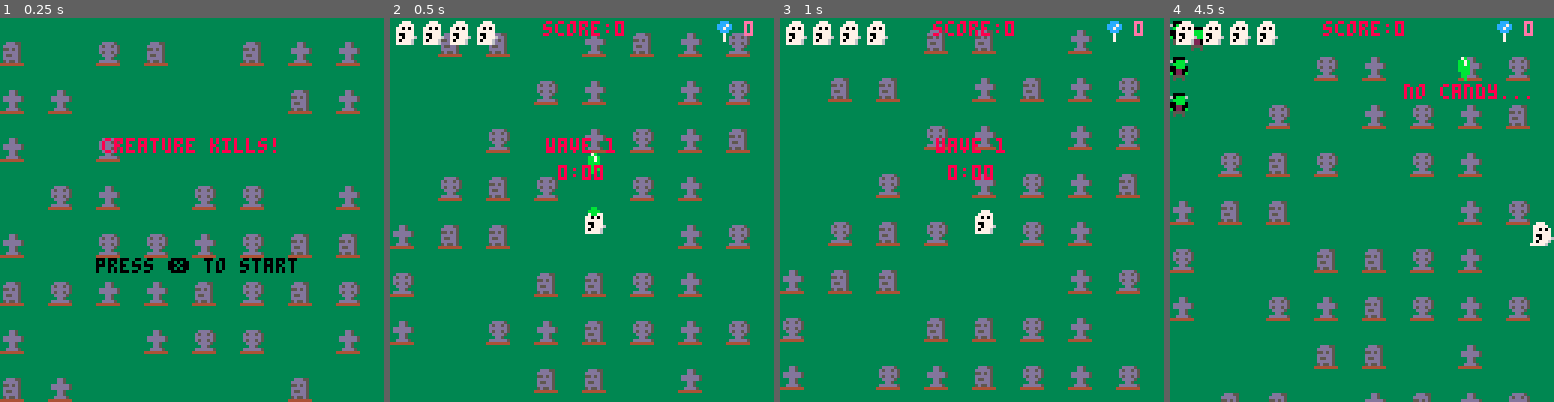
Above: before the commit, frames 1-4 (left to right).
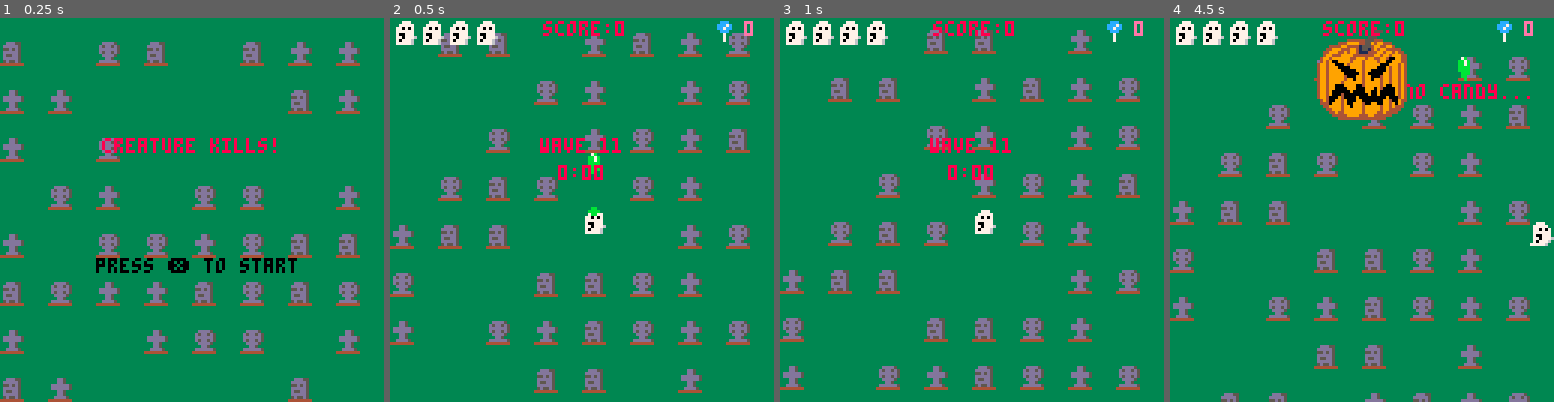
Above: after the commit, the same moments.

Repository: st0k3r/specter_deflector
Game: PICO-8 cartridge specter_deflector.p8
Two runs of this game, one before a commit and one after it. Both use one fixed random seed, a clock stepped at 60 frames per second and the inputs below.
Inputs:
- Up to frame 1 (0.25 s): no input
- Up to frame 2 (0.5 s): tap X (X key) at 0.33 s
- Up to frame 3 (1 s): tap O (Z key) at 0.7 s
- Up to frame 4 (4.5 s): tap X (X key) at 1.07, 1.85, 2.97, 4.08 s; hold Right 1.6-2.1 s; tap O (Z key) every 0.4 s from 1.7 to 4.1 s; hold Up 2.15-2.42 s; hold Right 2.47-3.03 s; hold Left 3.08-3.58 s; hold Down 3.63-3.97 s; hold Right from 4.02 s (still down)

Frame 1 is identical in both runs. In frame 2, 0.3% of the frame differs, in the area x 39-61%, y 31-36%; in frame 3, 0.3%; in frame 4, 5.1%, in the area x 0-62%, y 0-27%.

Commit message:
add shooting to phase 1 and update sounds

Diff:
--- a/main.lua
+++ b/main.lua
@@ -825,7 +825,7 @@
 
 	music(-1)
 	music(6)
-	wave=0
+	wave=10
 	timer_frames=0
 	timer_seconds=0
 	timer_minutes=0
@@ -1581,7 +1581,11 @@
 
 --called when creature  mission is "fire" - shoots projectile at ghost
 function fire(creature,ang,spd)
-	sfx(10)
+    if creature.boss then
+		sfx(18)
+	else
+		sfx(10)
+	end
 	local creature_bullet=makespr()
 	creature_bullet.x=creature.x-1
 	creature_bullet.y=creature.y
@@ -1731,6 +1735,10 @@
 		creature.sx=spd
 	end
 
+	if t%3==0 then
+		fire(creature,0,2)
+	end
+
 	if creature.phbegin+8*30<t then
 		creature.mission="boss_2"
 		creature.phbegin=t
Not shown, changed: the sound effects (__sfx__) section of specter_deflector.p8
Not shown, changed: specter_deflector.bat
